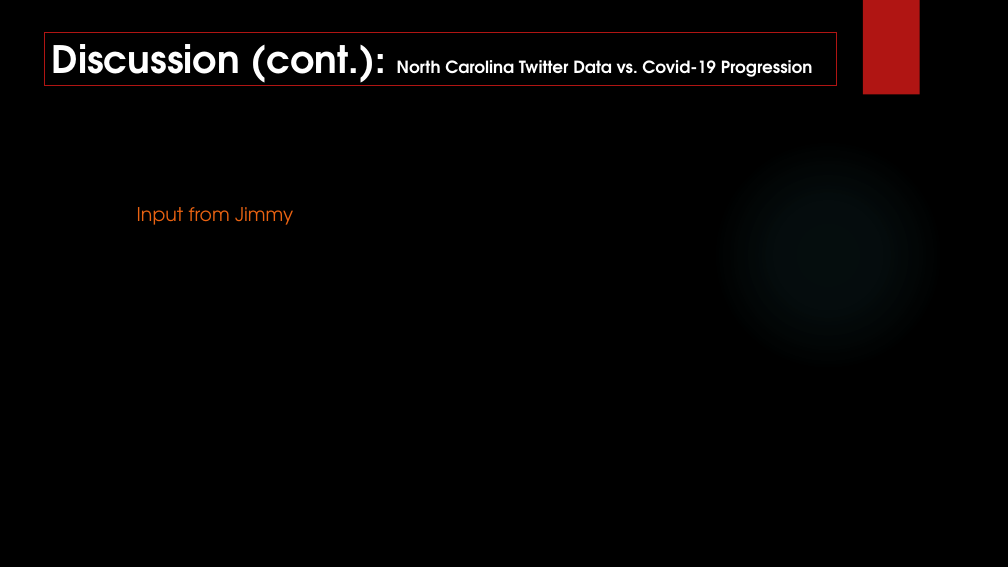
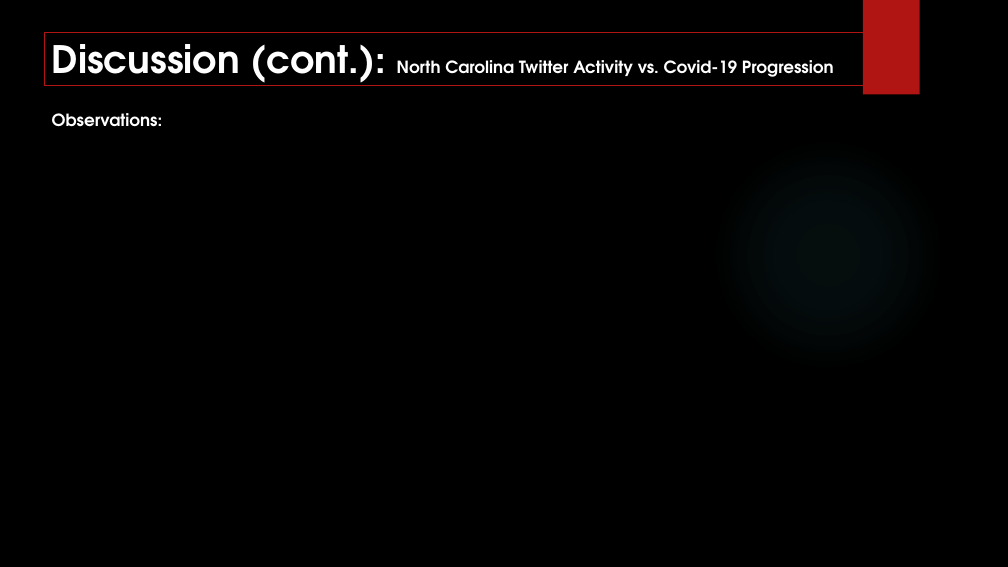
Before and after one commit to znurtokatli/COVID19TweetsDataAnalyzer, a slide deck: slide 11 of Cleaning/Data Analytics ProjectPres_LP_review.pptx (slide 13 before the commit). Drawn at 1008x567 pixels with LibreOffice and Linux fonts; fonts in the diff are those of the drawing; background and template pictures are left out. Boxes give left, top, right and bottom in pixels: in the first picture for what was removed or moved away, otherwise in the second. Text is boxed around its words. In the diff, an @@ line names an element or a change of style, - is before the commit and + after.

```diff
--- a/Cleaning/Data Analytics ProjectPres_LP_review.pptx
+++ b/Cleaning/Data Analytics ProjectPres_LP_review.pptx
@@ rectangle "Discussion (cont.): North Carolina Twitter ...": place and size @@
-rectangle "Discussion (cont.): North Carolina Twitter ..." at (44,32,837,85)
+rectangle "Discussion (cont.): North Carolina Twitter ..." at (44,32,864,85)
@@ text in rectangle at (52,32,834,86): text changed @@
-Discussion (cont.): North Carolina Twitter Data vs. Covid-19 Progression
+Discussion (cont.): North Carolina Twitter Activity vs. Covid-19 Progression
@@ text added at (52,113,163,127), 16 pt, text #FFFFFF, bold @@
+Observations:
@@ text removed at (137,207,293,225) @@
-Input from Jimmy
```
Also in this commit, not shown: 8 other slides changed, 2 slides added, 4 slides removed.
